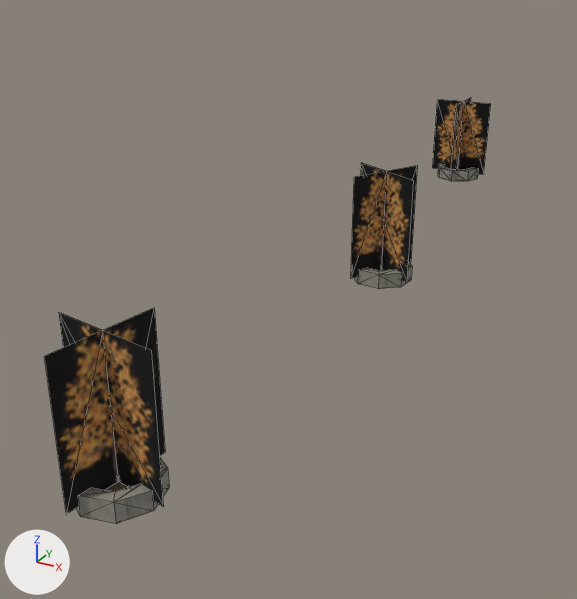
An edit to the OBJ model examples/vehicle-playground/res/models/urban/procgen-procpain-tree-park-large-x2z0.obj, drawn before and after from the same camera.
Rendered twice from a 50 mm lens placed at (-4.1, -46.4, 17.9), pointed at (-25.0, -8.5, -1.0). Every picture has the same lights, and +X, +Y and +Z are marked at lower left. The picture after the commit comes second. Mesh edges are drawn as thin lines. Where no turn or scale is listed for an object, it has been applied to the vertices. Vertices at exactly the same position are counted once.

Script lines for the objects in view, before the commit:
```python
me_procgen_procpain_tree_park_large_x2z0 = bpy.data.meshes.new('procgen-procpain-tree-park-large-x2z0')
me_procgen_procpain_tree_park_large_x2z0.from_pydata(...)  # 126 vertices, 204 faces; spans x -26.1..-18.5, y -30.9..21.8, z 0.0..6.5
# faces by material slot: [24, 162, 18]
me_procgen_procpain_tree_park_large_x2z0.materials.append(mat_treea)  # picture img_treea_png
me_procgen_procpain_tree_park_large_x2z0.materials.append(mat_concretesmooth)  # picture img_tiles_png
me_procgen_procpain_tree_park_large_x2z0.materials.append(mat_dirt)  # picture img_dirt_png
ob_procgen_procpain_tree_park_large_x2z0 = bpy.data.objects.new('procgen-procpain-tree-park-large-x2z0', me_procgen_procpain_tree_park_large_x2z0)
ob_procgen_procpain_tree_park_large_x2z0.location = (0.0, 0.0, 0.0)
```
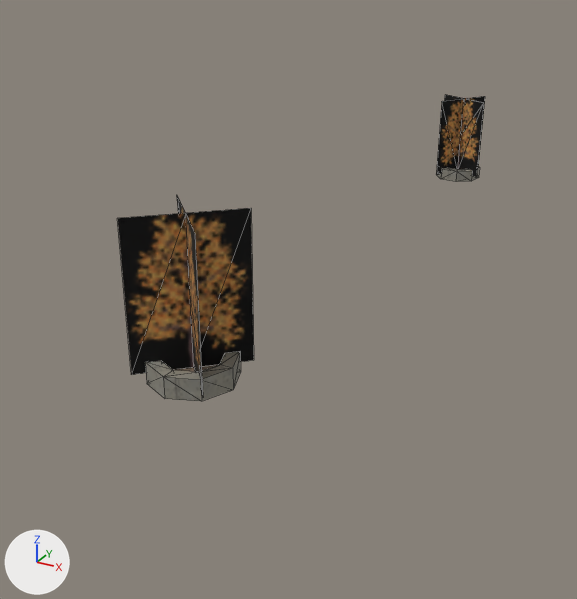
Boxes [x1, y1, x2, y2] around the edits, measured in the pictures (577 x 599 px; the box of a moved part takes in the faces that stretch with it):
'procgen-procpain-tree-park-large-x2z0', reshaped (17% narrower, 28% shorter): before [45, 97, 491, 524]; after [117, 94, 485, 401]
part 1 of me_procgen_procpain_tree_park_large_x2z0, moved or reshaped: before [45, 308, 165, 514]; after [117, 196, 254, 395]
part 2 of me_procgen_procpain_tree_park_large_x2z0, moved or reshaped: before [76, 458, 169, 524]; after [145, 351, 241, 401]
part 3 of me_procgen_procpain_tree_park_large_x2z0, moved or reshaped: before [438, 164, 478, 181]; after [436, 166, 480, 182]
part 4 of me_procgen_procpain_tree_park_large_x2z0, deleted: before [354, 263, 412, 289]
part 5 of me_procgen_procpain_tree_park_large_x2z0, deleted: before [351, 163, 417, 283]
part 6 of me_procgen_procpain_tree_park_large_x2z0, moved or reshaped: before [432, 97, 491, 177]; after [436, 94, 485, 177]

What the commit changed:
me_procgen_procpain_tree_park_large_x2z0 is used by ob_procgen_procpain_tree_park_large_x2z0; location (0.0, 0.0, 0.0).
me_procgen_procpain_tree_park_large_x2z0 had 126 vertices, 204 faces and spanned x -26.1..-18.5, y -30.9..21.8, z 0.0..6.5.
me_procgen_procpain_tree_park_large_x2z0 now has 84 vertices, 136 faces and spans x -25.8..-21.1, y -22.6..21.5, z 0.0..7.8.
me_procgen_procpain_tree_park_large_x2z0 part 1: the loose piece of 10 vertices spanning x -23.1..-18.6, y -30.9..-26.4, z 0.4..6.5 is turned -37.7 degrees about the z axis through its middle and scaled by 1.21, then moved by (-2.5, 8.2, 0.7).
me_procgen_procpain_tree_park_large_x2z0 part 2: the loose piece of 32 vertices spanning x -22.6..-19.1, y -30.4..-26.9, z 0.0..0.9 is turned -37.7 degrees about the z axis through its middle and scaled by 1.21, then moved by (-2.5, 8.2, 0.1).
me_procgen_procpain_tree_park_large_x2z0 part 3: the loose piece of 32 vertices spanning x -25.6..-22.1, y 17.8..21.3, z 0.0..0.9 is turned 57.6 degrees about the z axis through its middle and scaled by 1.03.
me_procgen_procpain_tree_park_large_x2z0 part 4: the loose piece of 32 vertices spanning x -22.2..-18.9, y -6.8..-3.4, z 0.0..0.9 is deleted.
me_procgen_procpain_tree_park_large_x2z0 part 5: the loose piece of 10 vertices spanning x -22.6..-18.5, y -7.1..-3.0, z 0.4..6.4 is deleted.
Part 6, on me_procgen_procpain_tree_park_large_x2z0:
9 vertices are removed from x -26.1..-21.6, y 17.3..21.8, z 0.4..6.3.
8 faces are deleted.
4 vertices are added at (-25.0, 17.5, 0.4), (-22.6, 21.5, 0.4), (-21.8, 18.3, 0.4), (-25.8, 20.7, 0.4).
5 new vertices lie (0.0, 0.0, 6.2) away from vertices in x -25.8..-21.8, y 17.5..21.5, z 0.4.
8 new faces join them, mat_treea (picture img_treea_png).
